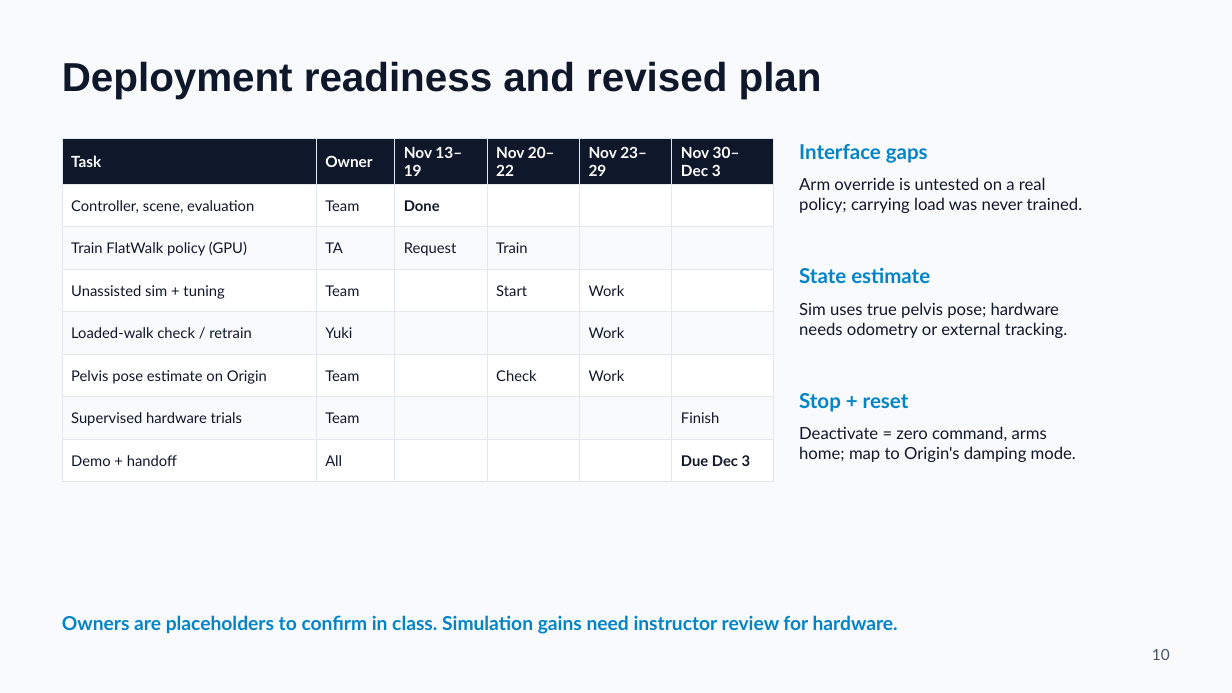
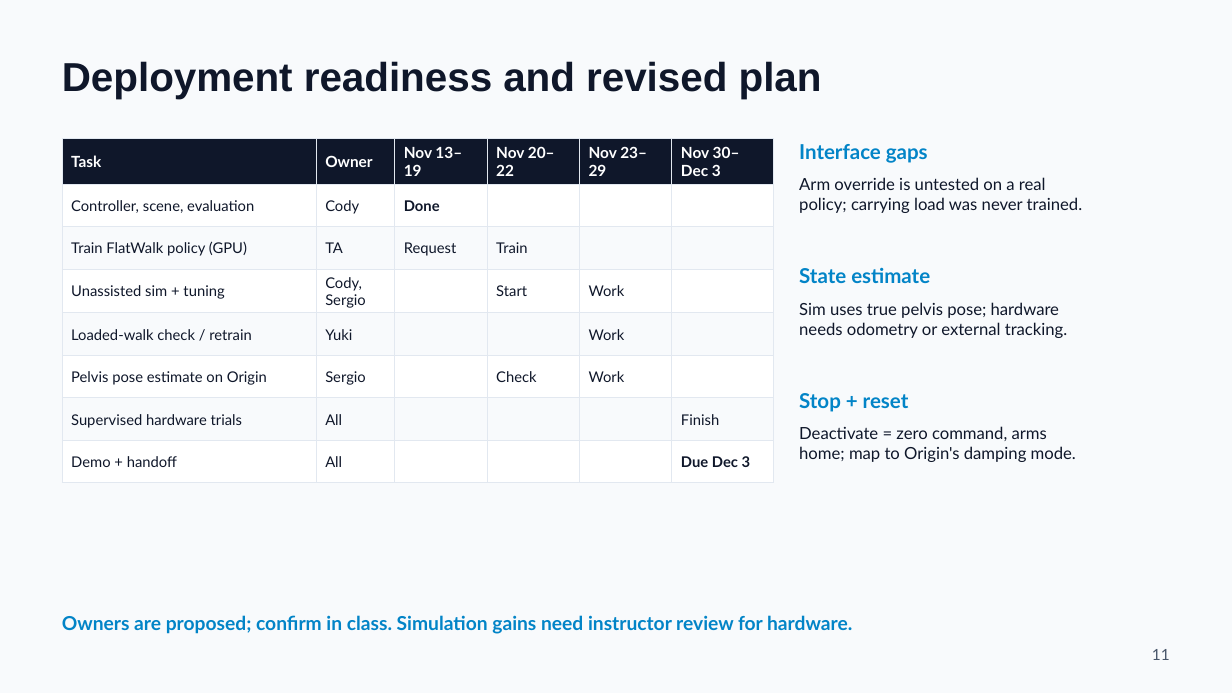
Before and after one commit to thebestjuan1738/SantaDisplayRoboto, a slide deck: slide 11 of slides/SantaBot_Stage2_Simulation_Review.pptx (slide 10 before the commit). Drawn at 1232x693 pixels with LibreOffice and Linux fonts; fonts in the diff are those of the drawing. Boxes give left, top, right and bottom in pixels: in the first picture for what was removed or moved away, otherwise in the second. Text is boxed around its words. In the diff, an @@ line names an element or a change of style, - is before the commit and + after.

```diff
--- a/slides/SantaBot_Stage2_Simulation_Review.pptx
+++ b/slides/SantaBot_Stage2_Simulation_Review.pptx
@@ table at <box>62,139,774,479</box> @@
-row 2, column 2: Team
+row 2, column 2: Cody
-row 4, column 2: Team
+row 4, column 2: Cody, Sergio
-row 6, column 2: Team
+row 6, column 2: Sergio
-row 7, column 2: Team
+row 7, column 2: All
@@ text at <box>62,615,852,634</box>: text changed @@
-Owners are placeholders to confirm in class. Simulation gains need instructor review for hardware.
+Owners are proposed; confirm in class. Simulation gains need instructor review for hardware.
@@ text at <box>1152,649,1170,660</box>: text changed @@
-10
+11
```
Also in this commit, not shown: 9 other slides changed, 1 slide added, 1 other file.
